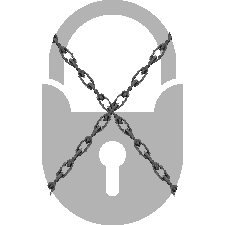
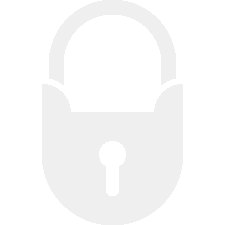
Two versions of the same layered image (225 x 225). Layer-by-layer changes:
hid "Copie de Copie de chain-1162544_1920.png" over [47, 31, 172, 196]
hid "Copie de chain-1162544_1920.png" over [52, 33, 178, 197]
added layer "free_lock" above "lock_png.png" over [42, 0, 183, 225]
